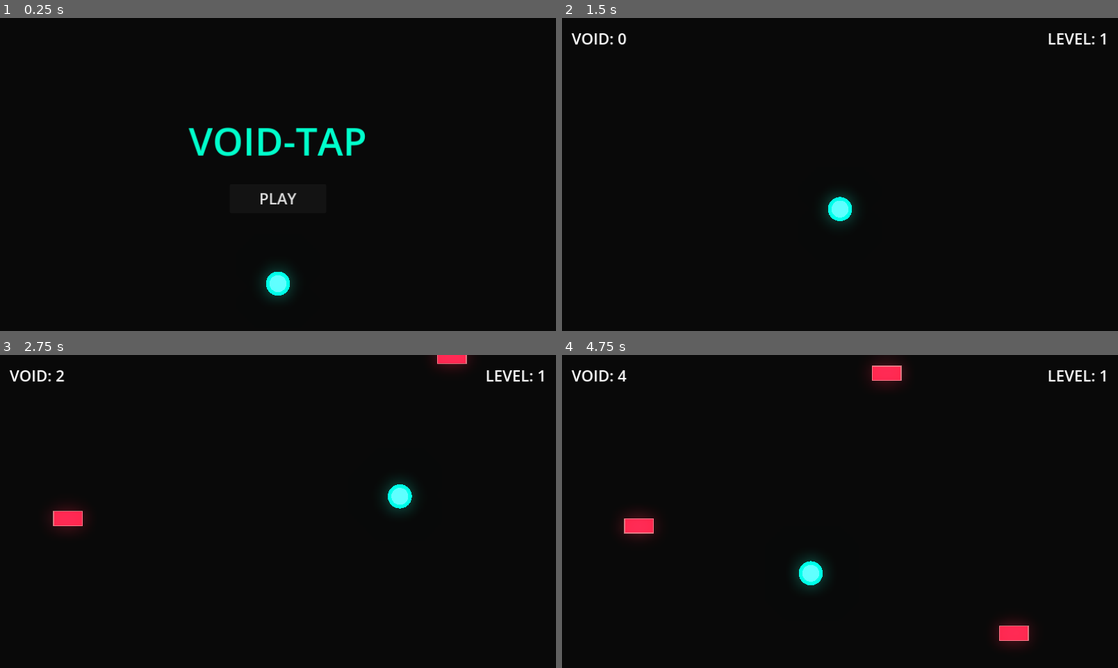
Above: before the commit, frames 1-4 (two rows, left to right).
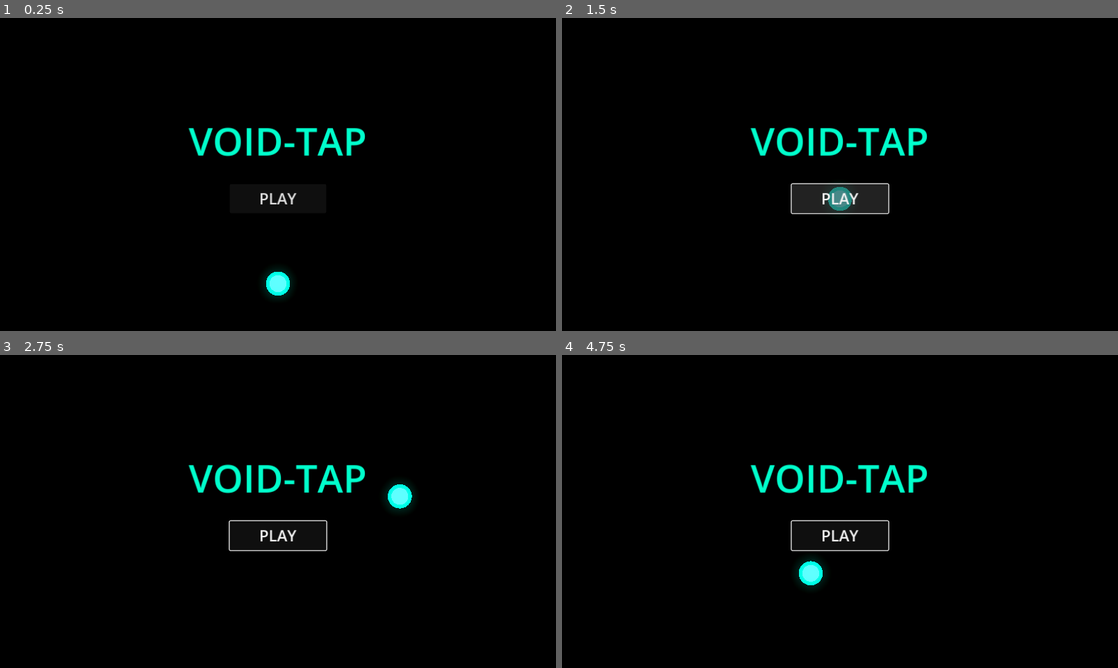
Above: after the commit, the same moments.

Repository: Gozhack/night-coding
Game: Godot game, scene res://void-tap/scenes/Main.tscn
The game is run twice, just before and just after one commit, with the same random seed, the same clock (stepped at 60 frames per second) and the same inputs.
Inputs (mouse positions are in pixels of both pictures, inside the frame that each line leads up to):
- Up to frame 1 (0.25 s): no input
- Up to frame 2 (1.5 s): click "PLAY" at 0.5 s; click (840, 199) at 1.25 s, where only the run after the commit has a clickable "PLAY"
- Up to frame 3 (2.75 s): move the mouse to (400, 495) at 2.02 s; hold Right (ui_right) from 2.03 s (still down); click (400, 495) at 2.17 s
- Up to frame 4 (4.75 s): release Right (ui_right) at 2.75 s; drag from (728, 527) to (1012, 358) at 2.77 s; move the mouse to (895, 442) at 3.52 s; hold Right (ui_right) 3.53-4.25 s; drag from (812, 574) to (639, 445) at 4.27 s

The runs differ from the first frame. In frame 2, 3.5% of the frame differs, in the area x 1-98%, y 4-67%; in frame 3, 2.8%; in frame 4, 3.7%, in the area x 1-98%, y 0-94%.
Error after the commit: Parse Error: Unexpected ".." in class body. (res://void-tap/scripts/Main.gd:42)

Commit message:
feat(void-tap): add start menu animations (VT-02)

Diff:
--- a/workspace/void-tap/scripts/Main.gd
+++ b/workspace/void-tap/scripts/Main.gd
@@ -35,7 +35,26 @@
 	game_over_screen.visible = false
 	get_tree().paused = true
 
+	# Start Menu Animations (VT-02)
+	_setup_start_menu_animations()
+
 	# Signal Connections
+...
+
+func _setup_start_menu_animations():
+	var play_button = get_node_or_null("UI/StartMenu/PlayButton")
+	var title = get_node_or_null("UI/StartMenu/Title")
+
+	if play_button:
+		var tween = create_tween().set_loops()
+		tween.tween_property(play_button, "scale", Vector2(1.1, 1.1), 0.6).set_trans(Tween.TRANS_SINE)
+		tween.tween_property(play_button, "scale", Vector2(1.0, 1.0), 0.6).set_trans(Tween.TRANS_SINE)
+		play_button.pivot_offset = play_button.size / 2
+
+	if title:
+		var tween = create_tween().set_loops()
+		tween.tween_property(title, "position:y", title.position.y - 10, 1.5).set_trans(Tween.TRANS_SINE)
+		tween.tween_property(title, "position:y", title.position.y, 1.5).set_trans(Tween.TRANS_SINE)
 	if VoidGameManager:
 		VoidGameManager.player_died.connect(_on_player_died)
 		VoidGameManager.score_updated.connect(_on_score_updated)
